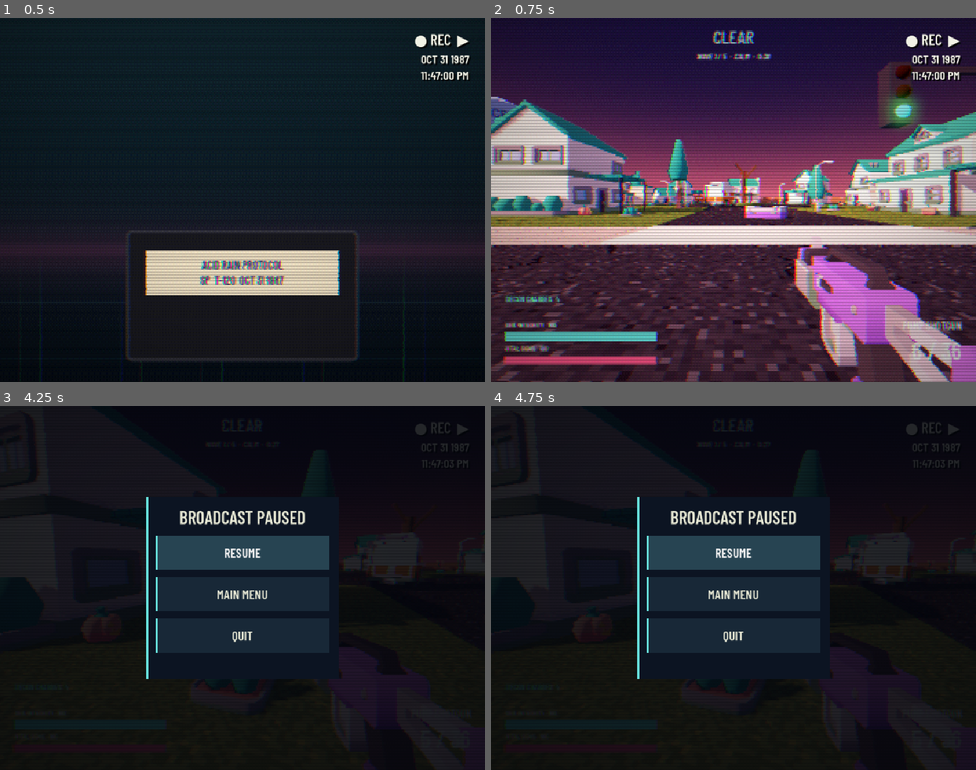
Above: before the commit, frames 1-4 (two rows, left to right).
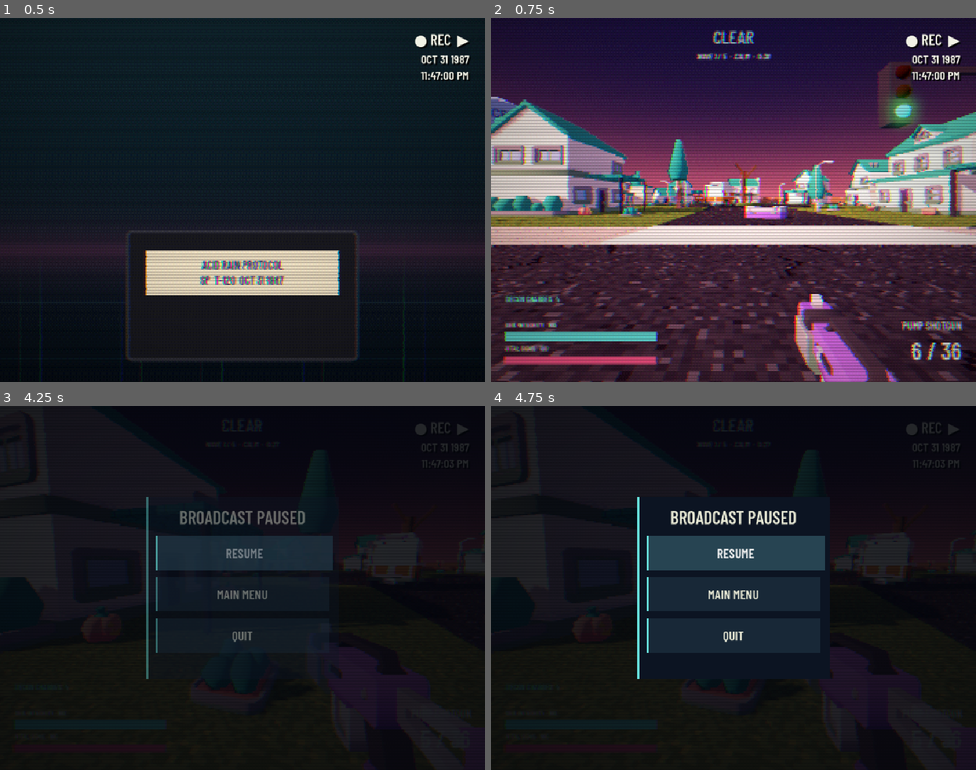
Above: after the commit, the same moments.

Repository: SamuelGrady/fallout-forecast
Game: Godot game, scene res://ui/title.tscn
The game is run twice, just before and just after one commit, with the same random seed, the same clock (stepped at 60 frames per second) and the same inputs. Sound files missing from this copy of the repository are replaced by a short silence.
Inputs (mouse positions are in pixels of both pictures, inside the frame that each line leads up to):
- Up to frame 1 (0.5 s): no input
- Up to frame 2 (0.75 s): tap Enter at 0.5 s; move the mouse to (840, 181) at 0.52 s; hold D (move_right) from 0.53 s (still down); hold Ctrl (crouch) from 0.53 s (still down); click (840, 181) at 0.67 s
- Up to frame 3 (4.25 s): tap Space (jump) at 0.77, 1.52, 3.02, 3.77 s; move the mouse to (218, 588) at 1.27 s; release D (move_right) at 1.28 s; release Ctrl (crouch) at 1.28 s; hold W (move_forward) from 1.28 s (still down); click (218, 588) at 1.35 s; move the mouse to (252, 580) at 2.02 s; hold E (interact) 2.03-2.78 s; move the mouse to (237, 595) at 2.77 s; tap Shift (sprint) at 2.85 s; move the mouse to (276, 591) at 3.52 s; tap T (use_item) at 3.6 s; tap Escape (pause) at 4.15 s
- Up to frame 4 (4.75 s): release W (move_forward) at 4.25 s; drag from (588, 533) to (660, 497) at 4.27 s

Frame 1 is identical in both runs. In frame 2, 8.3% of the frame differs, in the area x 62-100%, y 62-100%; in frame 3, 3.2%; in frame 4, 0.3%.

Commit message:
Animate infected, weapon equips and interface feedback

Diff:
--- a/enemies/infected_model.gd
+++ b/enemies/infected_model.gd
@@ -3,6 +3,7 @@
 var limbs: Array[Node3D] = []
 var _clock := 0.0
 var _hurt := 0.0
+var _attack := 0.0
 var _body: Node3D
 var _enemy: EnemyBase
 
@@ -39,6 +40,9 @@
 	if gutter:
 		scale = Vector3(1.05, .82, 1.0)
 		_body.rotation.x = -.25
+	_enemy.attacked.connect(func(_target, _amount): _attack = 1.0)
+	scale *= 0.1
+	create_tween().tween_property(self, "scale", scale * 10.0, .3).set_trans(Tween.TRANS_BACK).set_ease(Tween.EASE_OUT)
 	_enemy.damaged.connect(func(_amount, _health): _hurt = 1.0)
 
 func _piece(parent: Node3D, at: Vector3, size: Vector3, color: Color, glow := false) -> void:
@@ -59,7 +63,10 @@
 func _process(delta: float) -> void:
 	_clock += delta * (3.0 + Vector2(_enemy.velocity.x, _enemy.velocity.z).length()*2.0)
 	_hurt = move_toward(_hurt, 0.0, delta*5.0)
+	_attack = move_toward(_attack, 0.0, delta * 3.0)
+	var speed := Vector2(_enemy.velocity.x, _enemy.velocity.z).length()
 	for i in limbs.size():
-		limbs[i].rotation.x = sin(_clock + (PI if i > 1 else 0.0)) * .45
+		var swing := sin(_clock + (PI if i > 1 else 0.0)) * .45 * minf(speed, 1.0)
+		limbs[i].rotation.x = swing - (_attack * 1.5 if i % 2 == 0 else 0.0)
 	_body.position.y = absf(sin(_clock))*.045
 	_body.rotation.z = sin(_clock*.5)*.04 + _hurt*.16
--- a/retro/retro_screen.gd
+++ b/retro/retro_screen.gd
@@ -78,7 +78,13 @@
 
 func _on_node_added(node: Node) -> void:
 	if node is MeshInstance3D or node is CSGShape3D:
-		_convert_node.call_deferred(node)
+		_convert_id.call_deferred(node.get_instance_id())
+
+
+func _convert_id(id: int) -> void:
+	var node := instance_from_id(id) as Node
+	if is_instance_valid(node):
+		_convert_node(node)
 
 
 func _convert_tree(node: Node) -> void:
--- a/ui/broadcast_ui.gd
+++ b/ui/broadcast_ui.gd
@@ -74,3 +74,24 @@
 	background.material = material
 	parent.add_child(background)
 	parent.move_child(background, 0)
+
+static func animate_button(button: Button) -> void:
+	button.pivot_offset = button.size * 0.5
+	var active := [null]
+	var animate := func(amount: float):
+		if active[0] is Tween and active[0].is_valid():
+			active[0].kill()
+		var tween := button.create_tween().set_pause_mode(Tween.TWEEN_PAUSE_PROCESS)
+		active[0] = tween
+		tween.tween_property(button, "scale", Vector2.ONE * amount, .12).set_trans(Tween.TRANS_QUAD).set_ease(Tween.EASE_OUT)
+	button.mouse_entered.connect(func(): animate.call(1.025))
+	button.mouse_exited.connect(func(): animate.call(1.0))
+	button.focus_entered.connect(func(): animate.call(1.025))
+	button.focus_exited.connect(func(): animate.call(1.0))
+	button.button_down.connect(func(): animate.call(.97))
+	button.button_up.connect(func(): animate.call(1.0))
+
+static func reveal(control: Control) -> void:
+	control.modulate.a = 0.0
+	var tween := control.create_tween().set_pause_mode(Tween.TWEEN_PAUSE_PROCESS)
+	tween.tween_property(control, "modulate:a", 1.0, .2)
--- a/ui/dev_menu.gd
+++ b/ui/dev_menu.gd
@@ -42,6 +42,7 @@
 func _button(box: Control, text: String, action: Callable) -> void:
 	var button := Button.new()
 	button.text = text
+	BroadcastUI.animate_button(button)
 	button.pressed.connect(action)
 	box.add_child(button)
 func _input(event: InputEvent) -> void:
--- a/ui/hud.gd
+++ b/ui/hud.gd
@@ -205,15 +205,16 @@
 
 func _update_vitals(player: Node) -> void:
 	health_bar.max_value = _num(player, "max_health", 100.0)
-	health_bar.value = _num(player, "health", health_bar.max_value)
+	var actual_health := _num(player, "health", health_bar.max_value)
+	health_bar.value = lerpf(health_bar.value, actual_health, 1.0 - exp(-12.0 * get_process_delta_time()))
 	var delta := get_process_delta_time()
 	_damage_cue_left = maxf(0.0, _damage_cue_left - delta)
-	if _last_health >= 0.0 and health_bar.value < _last_health:
+	if _last_health >= 0.0 and actual_health < _last_health:
 		_damage_left = 0.65
 		if _damage_cue_left <= 0.0:
 			Sound.play("player_hurt", -7.0)
 			_damage_cue_left = 0.4
-	_last_health = health_bar.value
+	_last_health = actual_health
 	_damage_left = maxf(0.0, _damage_left - delta)
 	(_hurt.material as ShaderMaterial).set_shader_parameter("strength", minf(_damage_left * 2.0, 0.85))
 	_damage_label.visible = false
--- a/ui/pause_menu.gd
+++ b/ui/pause_menu.gd
@@ -32,6 +32,7 @@
 func _button(box: Control, text: String, action: Callable) -> void:
 	var button := Button.new()
 	button.text = text
+	BroadcastUI.animate_button(button)
 	button.custom_minimum_size.y = 60
 	button.pressed.connect(func():
 		Sound.play("ui_click")
@@ -45,6 +46,7 @@
 			_resume()
 		else:
 			visible = true
+			BroadcastUI.reveal(_panel)
 			get_tree().paused = true
 			Input.mouse_mode = Input.MOUSE_MODE_VISIBLE
 			_panel.get_child(0).get_child(1).grab_focus()
--- a/ui/results.gd
+++ b/ui/results.gd
@@ -24,6 +24,7 @@
 	box.grow_vertical = Control.GROW_DIRECTION_BOTH
 	box.alignment = BoxContainer.ALIGNMENT_CENTER
 	box.add_theme_constant_override("separation", 26)
+	BroadcastUI.reveal(box)
 	box.offset_left = -440
 	box.offset_right = 440
 	box.offset_top = -210
@@ -70,6 +71,7 @@
 func _button(parent: Control, text: String, action: Callable) -> void:
 	var b := Button.new()
 	b.text = text
+	BroadcastUI.animate_button(b)
 	b.custom_minimum_size = Vector2(240, 52)
 	b.add_theme_font_size_override("font_size", 24)
 	b.pressed.connect(func():
--- a/ui/slot_reel.gd
+++ b/ui/slot_reel.gd
@@ -120,6 +120,7 @@
 
 func _on_started() -> void:
 	_panel.visible = true
+	BroadcastUI.reveal(_panel)
 	_hide_at = -1.0
 	_title.text = "MUTATION ROLL"
 	_targets = ["", "", ""]
--- a/ui/title.gd
+++ b/ui/title.gd
@@ -150,6 +150,7 @@
 func _button(parent: Control, text: String, action: Callable) -> Button:
 	var b := Button.new()
 	b.text = text
+	BroadcastUI.animate_button(b)
 	b.custom_minimum_size = Vector2(320, 54)
 	b.pressed.connect(func():
 		Sound.play("ui_click")
@@ -188,6 +189,7 @@
 func _on_settings() -> void:
 	_menu.visible = false
 	_settings.visible = true
+	BroadcastUI.reveal(_settings)
 
 
 func _on_back() -> void:
--- a/weapons/weapon_holder.gd
+++ b/weapons/weapon_holder.gd
@@ -30,6 +30,7 @@
 var _kick := 0.0
 var _bob := 0.0
 var _aim := 0.0
+var _equip_left := 0.0
 var _hip_fov := 75.0
 var _model: Node3D
 var player: Node3D
@@ -296,6 +297,7 @@
 func _equip(index: int) -> void:
 	if index < 0 or index >= loadout.size():
 		return
+	_equip_left = 1.0
 	current = index
 	_reload_left = 0.0
 	_cooldown = maxf(_cooldown, 0.25)
@@ -323,11 +325,12 @@
 		speed = Vector2(player.velocity.x, player.velocity.z).length()
 	_bob += delta * speed * 1.6
 	var bob := Vector3(sin(_bob) * 0.012, absf(cos(_bob)) * 0.014, 0.0) * minf(speed, 6.0) / 6.0
+	_equip_left = move_toward(_equip_left, 0.0, delta * 4.0)
 	var reload_dip := 0.0
 	if _reload_left > 0.0:
 		var t := 1.0 - _reload_left / data.reload_time
 		reload_dip = sin(t * PI)
-	_model.position = data.view_position.lerp(Vector3(0.0, -0.12, data.view_position.z - 0.08), _aim) + bob * (1.0 - _aim * 0.85) + Vector3(0, -0.12 * reload_dip, 0.08 * _kick)
+	_model.position = data.view_position.lerp(Vector3(0.0, -0.12, data.view_position.z - 0.08), _aim) + bob * (1.0 - _aim * 0.85) + Vector3(0, -0.12 * reload_dip - .35 * _equip_left, 0.08 * _kick)
 	_model.rotation_degrees = data.view_rotation_degrees + Vector3(6.0 * _kick - 35.0 * reload_dip, 0, 0)
 	_model.scale = Vector3.ONE * data.view_scale
 
Not shown, changed: docs/design-doc.md
